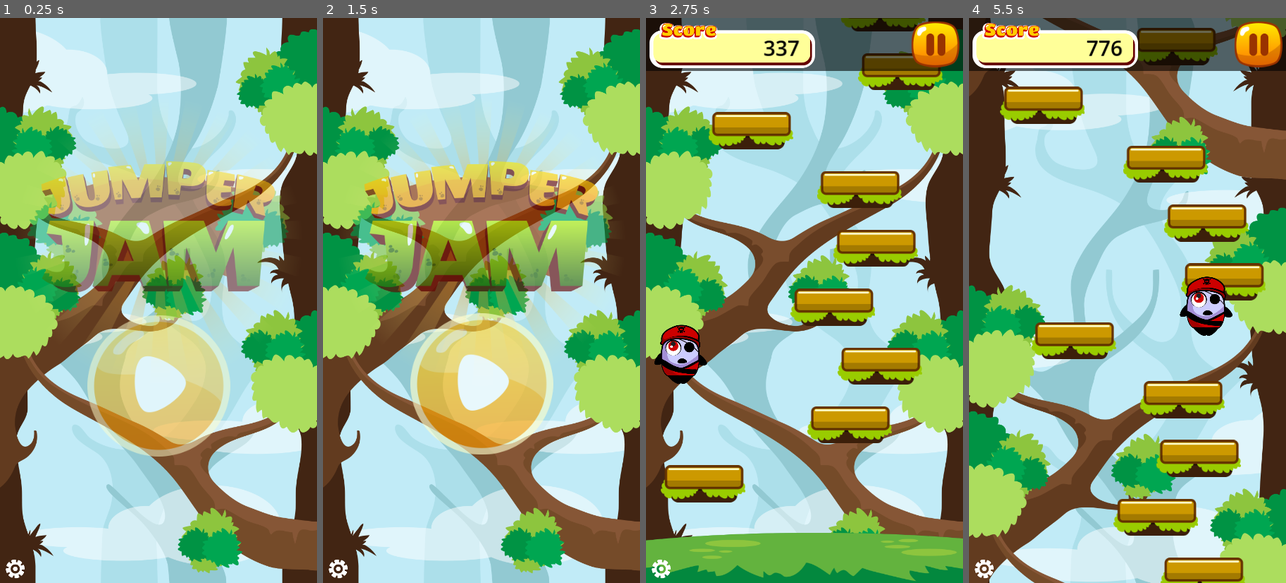
Above: before the commit, frames 1-4 (left to right).
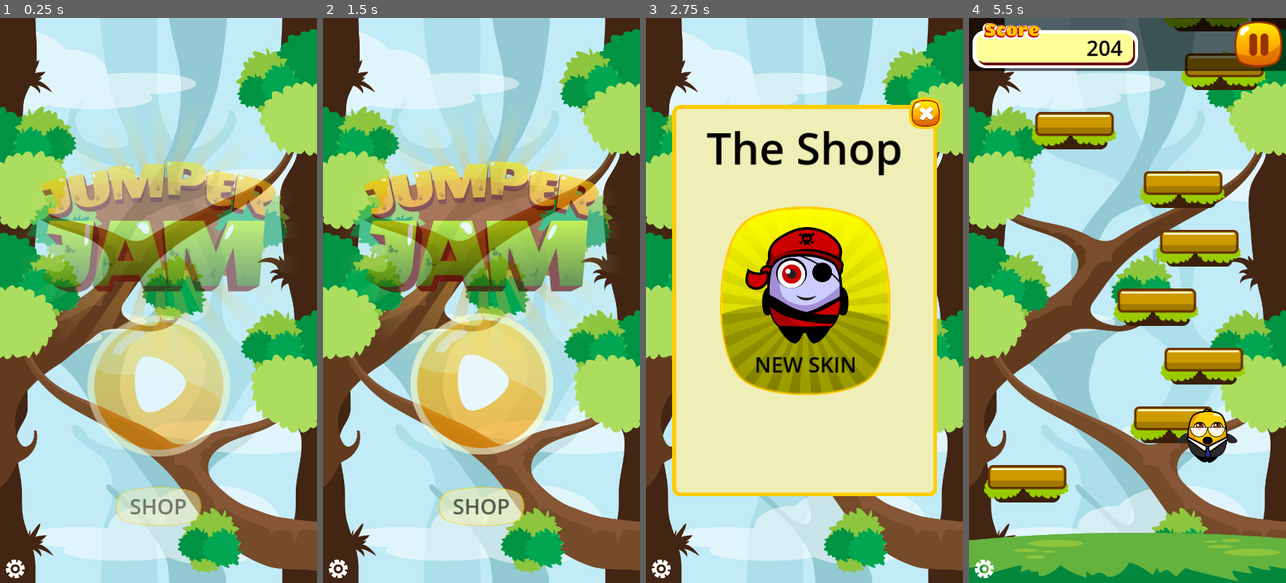
Above: after the commit, the same moments.

Repository: marleeeeeey/game_mvp_003_jumper_jam
Game: Godot game, scene res://scenes/main.tscn
Same seed, same stepped clock (60 frames per second), same inputs: the game is played once before the commit and once after it.
Inputs (mouse positions are in pixels of both pictures, inside the frame that each line leads up to; where the layout moved, square brackets give the same spot in the first picture):
- Up to frame 1 (0.25 s): no input
- Up to frame 2 (1.5 s): hold D (move_right) 0.53-1.25 s; click (481, 503) [481, 385] at 1.25 s
- Up to frame 3 (2.75 s): hold A (move_left) from 2.03 s (still down)
- Up to frame 4 (5.5 s): release A (move_left) at 2.75 s; click (1247, 114) at 2.77 s; hold D (move_right) 3.53-4.25 s; click (1127, 385) at 4.27 s; hold D (move_right) from 5.03 s (still down)

The runs differ from the first frame. In frame 1, 1.6% of the frame differs, in the area x 36-64%, y 83-90%; in frame 2, 1.6%; in frame 3, 77%, in the area x 0-100%, y 0-100%; in frame 4, 76%.

Commit message:
69. Implement shop screen.

Diff:
--- a/scenes/player.tscn
+++ b/scenes/player.tscn
@@ -87,6 +87,45 @@
 "values": [Vector2(0.35, 0.35)]
 }
 
+[sub_resource type="Animation" id="Animation_fvsxi"]
+resource_name = "fall_red"
+tracks/0/type = "value"
+tracks/0/imported = false
+tracks/0/enabled = true
+tracks/0/path = NodePath("Sprite2D:texture")
+tracks/0/interp = 1
+tracks/0/loop_wrap = true
+tracks/0/keys = {
+"times": PackedFloat32Array(0),
+"transitions": PackedFloat32Array(1),
+"update": 1,
+"values": [ExtResource("4_sq1om")]
+}
+tracks/1/type = "value"
+tracks/1/imported = false
+tracks/1/enabled = true
+tracks/1/path = NodePath("Sprite2D:position")
+tracks/1/interp = 1
+tracks/1/loop_wrap = true
+tracks/1/keys = {
+"times": PackedFloat32Array(0),
+"transitions": PackedFloat32Array(1),
+"update": 0,
+"values": [Vector2(-2, -51)]
+}
+tracks/2/type = "value"
+tracks/2/imported = false
+tracks/2/enabled = true
+tracks/2/path = NodePath("Sprite2D:scale")
+tracks/2/interp = 1
+tracks/2/loop_wrap = true
+tracks/2/keys = {
+"times": PackedFloat32Array(0),
+"transitions": PackedFloat32Array(1),
+"update": 0,
+"values": [Vector2(0.35, 0.35)]
+}
+
 [sub_resource type="Animation" id="Animation_wwrfw"]
 resource_name = "jump"
 tracks/0/type = "value"
@@ -112,45 +151,6 @@
 "transitions": PackedFloat32Array(1),
 "update": 0,
 "values": [Vector2(0, -49)]
-}
-tracks/2/type = "value"
-tracks/2/imported = false
-tracks/2/enabled = true
-tracks/2/path = NodePath("Sprite2D:scale")
-tracks/2/interp = 1
-tracks/2/loop_wrap = true
-tracks/2/keys = {
-"times": PackedFloat32Array(0),
-"transitions": PackedFloat32Array(1),
-"update": 0,
-"values": [Vector2(0.35, 0.35)]
-}
-
-[sub_resource type="Animation" id="Animation_fvsxi"]
-resource_name = "fall_red"
-tracks/0/type = "value"
-tracks/0/imported = false
-tracks/0/enabled = true
-tracks/0/path = NodePath("Sprite2D:texture")
-tracks/0/interp = 1
-tracks/0/loop_wrap = true
-tracks/0/keys = {
-"times": PackedFloat32Array(0),
-"transitions": PackedFloat32Array(1),
-"update": 1,
-"values": [ExtResource("4_sq1om")]
-}
-tracks/1/type = "value"
-tracks/1/imported = false
-tracks/1/enabled = true
-tracks/1/path = NodePath("Sprite2D:position")
-tracks/1/interp = 1
-tracks/1/loop_wrap = true
-tracks/1/keys = {
-"times": PackedFloat32Array(0),
-"transitions": PackedFloat32Array(1),
-"update": 0,
-"values": [Vector2(-2, -51)]
 }
 tracks/2/type = "value"
 tracks/2/imported = false
--- a/scenes/screens.tscn
+++ b/scenes/screens.tscn
@@ -1,10 +1,11 @@
-[gd_scene load_steps=6 format=3 uid="uid://b7xqfh3meiodu"]
+[gd_scene load_steps=7 format=3 uid="uid://b7xqfh3meiodu"]
 
 [ext_resource type="Script" path="res://scripts/screens.gd" id="1_7uwko"]
 [ext_resource type="Texture2D" uid="uid://dtnusuyn30caj" path="res://assets/textures/ui/gear.png" id="2_elgpt"]
 [ext_resource type="PackedScene" uid="uid://cwfom7k3dro3m" path="res://scenes/title_screen.tscn" id="3_wfrmb"]
 [ext_resource type="PackedScene" uid="uid://dagxefwuc5i5y" path="res://scenes/game_over_screen.tscn" id="4_mvtbe"]
 [ext_resource type="PackedScene" uid="uid://cf8cq1f8d0f3b" path="res://scenes/pause_screen.tscn" id="4_rbw1o"]
+[ext_resource type="PackedScene" uid="uid://duuhun2u7rf2j" path="res://scenes/shop_screen.tscn" id="5_ghqc4"]
 
 [node name="Screens" type="CanvasLayer"]
 process_mode = 3
@@ -16,6 +17,8 @@
 [node name="PauseScreen" parent="." instance=ExtResource("4_rbw1o")]
 
 [node name="GameOverScreen" parent="." instance=ExtResource("4_mvtbe")]
+
+[node name="ShopScreen" parent="." instance=ExtResource("5_ghqc4")]
 
 [node name="Debug" type="Control" parent="."]
 z_index = 4096
--- /dev/null
+++ b/scenes/shop_screen.tscn
@@ -0,0 +1,113 @@
+[gd_scene load_steps=9 format=3 uid="uid://duuhun2u7rf2j"]
+
+[ext_resource type="Script" path="res://scripts/base_screen.gd" id="1_bpurx"]
+[ext_resource type="Texture2D" uid="uid://cfj3abdrb7hj" path="res://assets/textures/ui/Box01.png" id="2_vmnub"]
+[ext_resource type="PackedScene" uid="uid://s6rs3em1gb41" path="res://scenes/screen_button.tscn" id="3_1b5p5"]
+[ext_resource type="Texture2D" uid="uid://hwmv3hjx47cm" path="res://assets/textures/ui/Closebtn2.png" id="4_w0ull"]
+[ext_resource type="Texture2D" uid="uid://cwoji331h3414" path="res://assets/textures/ui/Box04.png" id="5_t3or8"]
+[ext_resource type="Texture2D" uid="uid://01rrhlsai584" path="res://assets/textures/character/Skin2Idle.png" id="6_m6c1p"]
+
+[sub_resource type="LabelSettings" id="LabelSettings_ljid7"]
+font_size = 75
+font_color = Color(0, 0, 0, 1)
+
+[sub_resource type="LabelSettings" id="LabelSettings_aw76i"]
+font_size = 36
+font_color = Color(0, 0, 0, 1)
+
+[node name="ShopScreen" type="Control"]
+layout_mode = 3
+anchors_preset = 15
+anchor_right = 1.0
+anchor_bottom = 1.0
+grow_horizontal = 2
+grow_vertical = 2
+script = ExtResource("1_bpurx")
+
+[node name="Box" type="TextureRect" parent="."]
+layout_mode = 1
+anchors_preset = 8
+anchor_left = 0.5
+anchor_top = 0.5
+anchor_right = 0.5
+anchor_bottom = 0.5
+offset_left = -225.5
+offset_top = -332.5
+offset_right = 225.5
+offset_bottom = 332.5
+grow_horizontal = 2
+grow_vertical = 2
+texture = ExtResource("2_vmnub")
+expand_mode = 1
+
+[node name="Title" type="Label" parent="Box"]
+layout_mode = 1
+anchors_preset = 5
+anchor_left = 0.5
+anchor_right = 0.5
+offset_left = -167.0
+offset_top = 19.5
+offset_right = 167.0
+offset_bottom = 122.5
+grow_horizontal = 2
+text = "The Shop"
+label_settings = SubResource("LabelSettings_ljid7")
+
+[node name="ShopBack" parent="Box" instance=ExtResource("3_1b5p5")]
+layout_mode = 0
+offset_left = 402.5
+offset_top = -13.5
+offset_right = 459.5
+offset_bottom = 40.5
+texture_normal = ExtResource("4_w0ull")
+ignore_texture_size = true
+stretch_mode = 0
+
+[node name="ShopPurchaseSkin" parent="Box" instance=ExtResource("3_1b5p5")]
+layout_mode = 1
+anchors_preset = 8
+anchor_left = 0.5
+anchor_top = 0.5
+anchor_right = 0.5
+anchor_bottom = 0.5
+offset_left = -144.5
+offset_top = -160.5
+offset_right = 146.5
+offset_bottom = 160.5
+grow_horizontal = 2
+grow_vertical = 2
+texture_normal = ExtResource("5_t3or8")
+ignore_texture_size = true
+stretch_mode = 0
+
+[node name="TextureRect" type="TextureRect" parent="Box/ShopPurchaseSkin"]
+layout_mode = 1
+anchors_preset = 8
+anchor_left = 0.5
+anchor_top = 0.5
+anchor_right = 0.5
+anchor_bottom = 0.5
+offset_left = -111.5
+offset_top = -151.0
+offset_right = 101.5
+offset_bottom = 100.0
+grow_horizontal = 2
+grow_vertical = 2
+texture = ExtResource("6_m6c1p")
+expand_mode = 1
+
+[node name="Label" type="Label" parent="Box/ShopPurchaseSkin"]
+layout_mode = 1
+anchors_preset = 8
+anchor_left = 0.5
+anchor_top = 0.5
+anchor_right = 0.5
+anchor_bottom = 0.5
+offset_left = -86.5
+offset_top = 83.0
+offset_right = 86.5
+offset_bottom = 133.0
+grow_horizontal = 2
+grow_vertical = 2
+text = "NEW SKIN"
+label_settings = SubResource("LabelSettings_aw76i")
--- a/scenes/title_screen.tscn
+++ b/scenes/title_screen.tscn
@@ -1,9 +1,14 @@
-[gd_scene load_steps=8 format=3 uid="uid://cwfom7k3dro3m"]
+[gd_scene load_steps=10 format=3 uid="uid://cwfom7k3dro3m"]
 
 [ext_resource type="Script" path="res://scripts/base_screen.gd" id="1_1abwk"]
 [ext_resource type="Texture2D" uid="uid://b464g01typjd8" path="res://assets/textures/ui/BigLogo.png" id="1_qvjyg"]
 [ext_resource type="Texture2D" uid="uid://bweiuk6g1yeel" path="res://assets/textures/ui/PlayBtn.png" id="3_2gq5q"]
 [ext_resource type="PackedScene" uid="uid://s6rs3em1gb41" path="res://scenes/screen_button.tscn" id="3_3icqv"]
+[ext_resource type="Texture2D" uid="uid://clkhcoh45840v" path="res://assets/textures/ui/Box02.png" id="5_i3rcb"]
+
+[sub_resource type="LabelSettings" id="LabelSettings_sxfxh"]
+font_size = 36
+font_color = Color(0, 0, 0, 1)
 
 [sub_resource type="Animation" id="Animation_sa1nq"]
 length = 0.001
@@ -96,6 +101,39 @@
 grow_vertical = 2
 texture_normal = ExtResource("3_2gq5q")
 
+[node name="TitleShop" parent="Control" instance=ExtResource("3_3icqv")]
+layout_mode = 1
+anchors_preset = 8
+anchor_left = 0.5
+anchor_top = 0.5
+anchor_right = 0.5
+anchor_bottom = 0.5
+offset_left = -73.0
+offset_top = 317.0
+offset_right = 73.0
+offset_bottom = 383.0
+grow_horizontal = 2
+grow_vertical = 2
+texture_normal = ExtResource("5_i3rcb")
+ignore_texture_size = true
+stretch_mode = 0
+
+[node name="Label" type="Label" parent="Control/TitleShop"]
+layout_mode = 1
+anchors_preset = 8
+anchor_left = 0.5
+anchor_top = 0.5
+anchor_right = 0.5
+anchor_bottom = 0.5
+offset_left = -48.5
+offset_top = -25.0
+offset_right = 48.5
+offset_bottom = 25.0
+grow_horizontal = 2
+grow_vertical = 2
+text = "SHOP"
+label_settings = SubResource("LabelSettings_sxfxh")
+
 [node name="AnimationPlayer" type="AnimationPlayer" parent="."]
 libraries = {
 "": SubResource("AnimationLibrary_27bo1")
--- a/scripts/game.gd
+++ b/scripts/game.gd
@@ -25,7 +25,7 @@
 var highscore: int = 0
 var save_file_path = "user://highscore.save"
 
-var new_skin_unlocked = true
+var new_skin_unlocked = false
 
 
 func _ready():
--- a/scripts/main.gd
+++ b/scripts/main.gd
@@ -14,6 +14,9 @@
 
 	game.player_died.connect(_on_player_died)
 	game.pause_game.connect(_on_game_pause_game)
+
+	# IAP signals
+	screens.purchase_skin.connect(_on_screens_purchase_skin)
 
 
 func _on_windows_event(event):
@@ -51,3 +54,8 @@
 func _on_game_pause_game():
 	get_tree().paused = true
 	screens.pause_game()
+
+
+func _on_screens_purchase_skin():
+	if game.new_skin_unlocked == false:
+		game.new_skin_unlocked = true
--- a/scripts/screens.gd
+++ b/scripts/screens.gd
@@ -2,12 +2,16 @@
 
 signal start_game
 signal delete_level
+
+signal purchase_skin
 
 @onready var console = $Debug/ConsoleLog
 
 @onready var title_screen = $TitleScreen
 @onready var pause_screen = $PauseScreen
 @onready var game_over_screen = $GameOverScreen
+@onready var shop_screen = $ShopScreen
+
 @onready var game_over_score_label = $GameOverScreen/Box/ScoreLabel
 @onready var game_over_highscore_label = $GameOverScreen/Box/HighScoreLabel
 
@@ -36,6 +40,8 @@
 			# Wait when fade-in/out animations is done.
 			await (get_tree().create_timer(0.5).timeout)
 			start_game.emit()
+		"TitleShop":
+			change_screen(shop_screen)
 		"PauseRetry":
 			change_screen(null)
 			await (get_tree().create_timer(0.75).timeout)
@@ -56,6 +62,10 @@
 		"GameOverBack":
 			change_screen(title_screen)
 			delete_level.emit()
+		"ShopBack":
+			change_screen(title_screen)
+		"ShopPurchaseSkin":
+			purchase_skin.emit()
 
 
 func _on_toggle_console_pressed():
